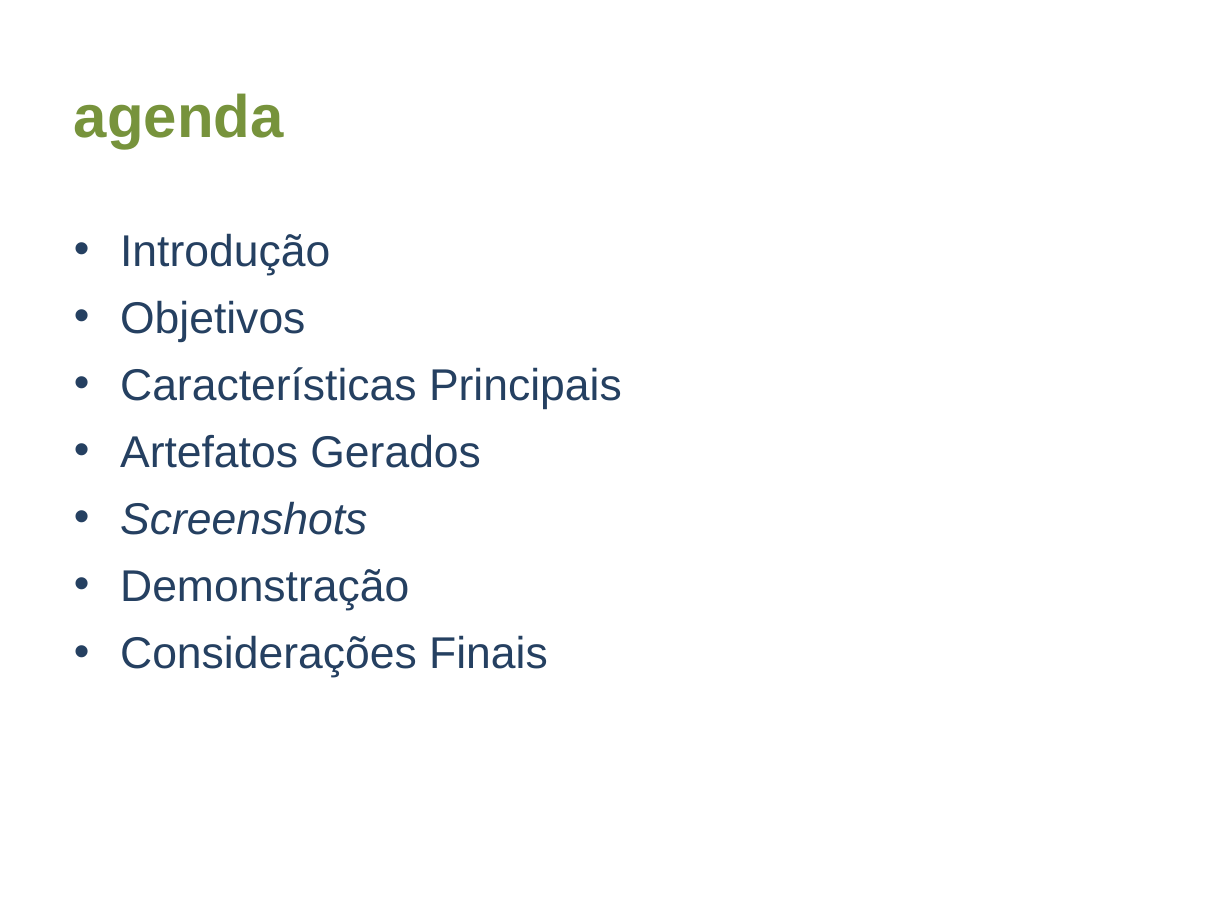
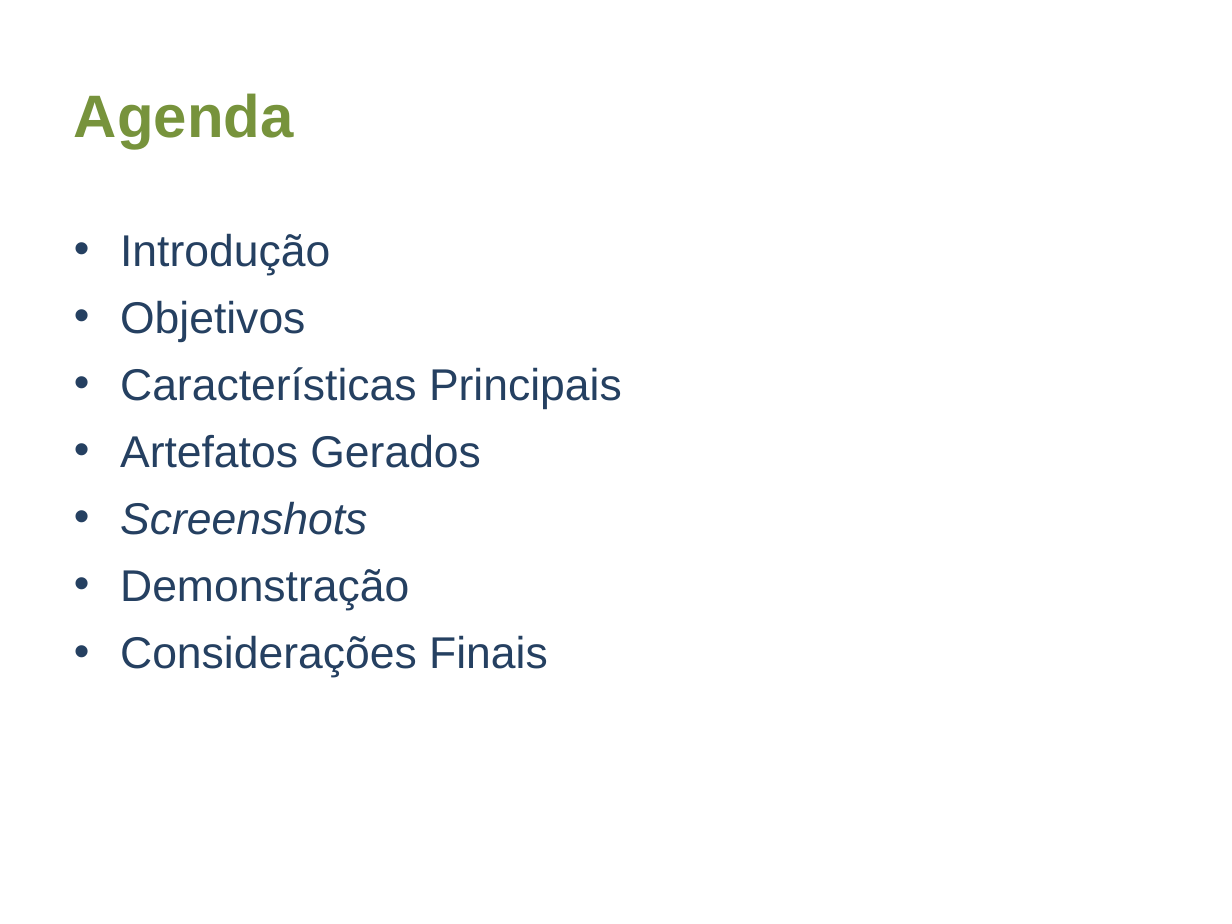
Before and after one commit to aweiand/jarbas, a slide deck: slide 2 of assets/docs/Apresentacao Jarbas.odp. Drawn at 1232x924 pixels with LibreOffice and Linux fonts; fonts in the diff are those of the drawing. Boxes give left, top, right and bottom in pixels: in the first picture for what was removed or moved away, otherwise in the second. Text is boxed around its words. In the diff, an @@ line names an element or a change of style, - is before the commit and + after.

```diff
--- a/assets/docs/Apresentacao Jarbas.odp
+++ b/assets/docs/Apresentacao Jarbas.odp
@@ title at (74, 93, 293, 149): text changed @@
-agenda
+Agenda
```
Also in this commit, not shown: 2 other slides changed, 6 slides added, 3 slides removed, 3 other files.
